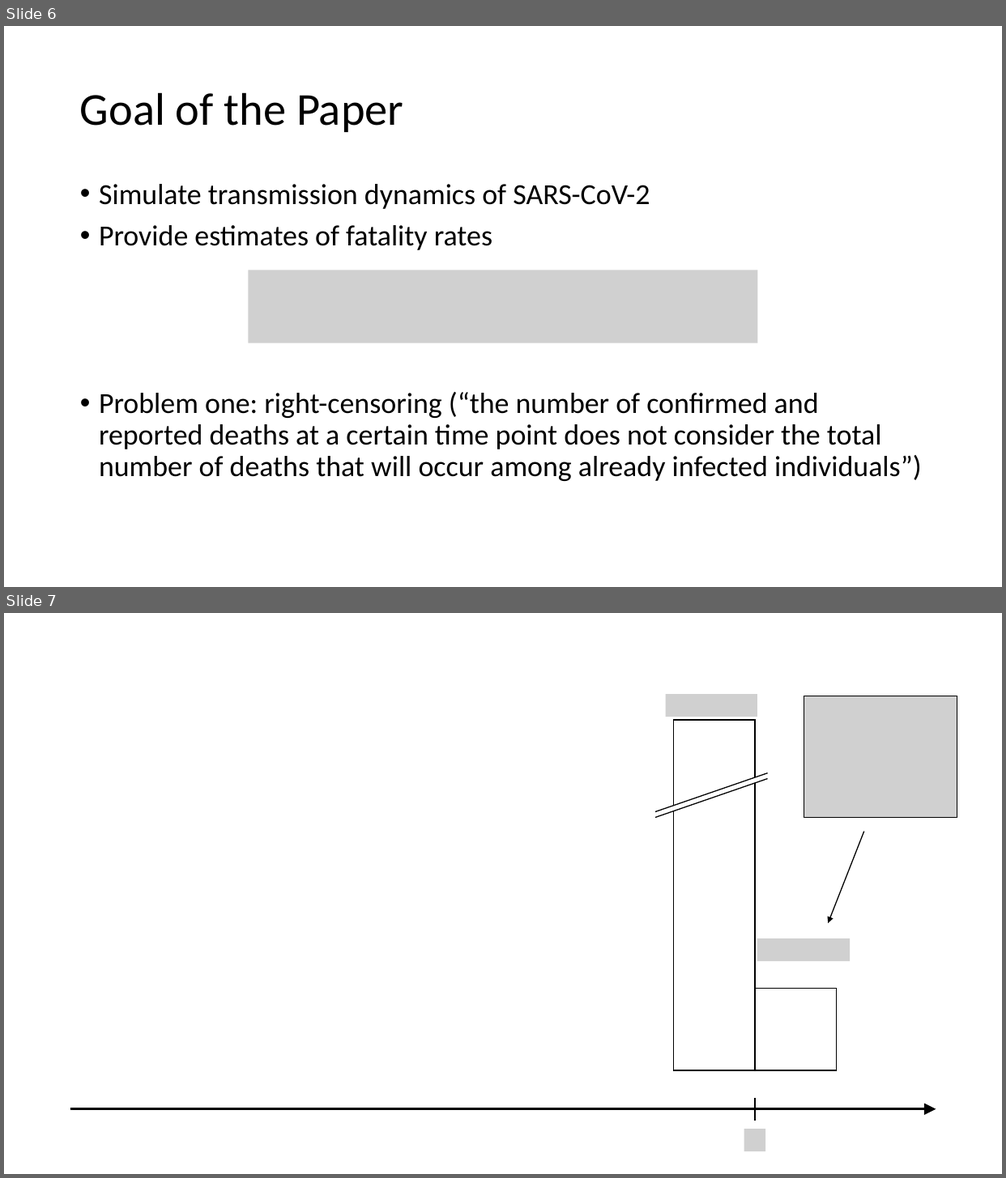
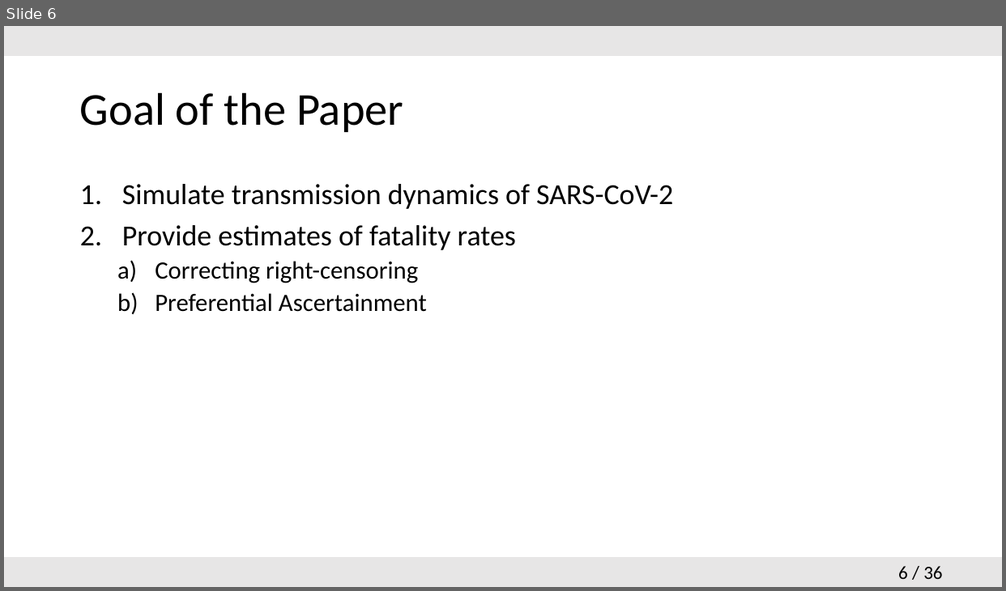
Before and after one commit to hsinyuku/Probablistic-modelling-, a slide deck: 2020-06-04_Presentation.pptx. Shown one above the other, each under a label of ours: slides 6 and 7 before the commit, slide 6 after it. The pictures are 1006x1178 and 1006x591 pixels, drawn with LibreOffice and Linux fonts; fonts in the diff are those of the drawing; grey boxes stand for pictures. Boxes give left, top, right and bottom in pixels: in the first picture for what was removed or moved away, otherwise in the second. Text is boxed around its words. In the diff, an @@ line names an element or a change of style, - is before the commit and + after.

Commit message:
uploading correct version of presentation

```diff
--- a/2020-06-04_Presentation.pptx
+++ b/2020-06-04_Presentation.pptx
@@ slide 7 removed at <box>4,613,1002,1174</box>, background #FFFFFF @@
@@ picture removed at <box>666,694,758,717</box> @@
@@ picture removed at <box>803,696,957,817</box> @@
@@ rectangle removed at <box>673,720,755,1071</box> @@
@@ line removed from (655, 815) to (768, 776) @@
@@ line removed from (655, 812) to (768, 773) @@
@@ line removed from (655, 817) to (768, 778) @@
@@ arrow removed from (864, 832) to (829, 924) @@
@@ picture removed at <box>758,939,850,961</box> @@
@@ rectangle removed at <box>755,989,837,1071</box> @@
@@ line removed from (755, 1098) to (755, 1121) @@
@@ arrow removed from (70, 1110) to (936, 1110) @@
@@ picture removed at <box>744,1130,766,1152</box> @@
@@ slide 6 changed as well @@
@@ rectangle added at <box>4,26,1002,56</box>, fill #E7E6E6 @@
@@ text at <box>122,184,673,250</box>: bullet • to 1. @@
@@ text at <box>155,261,427,312</box>: text changed; size 28 to 24 pt @@
-• Problem one: right-censoring (“the number of confirmed and reported deaths at a certain time point does not consider the total number of deaths that will occur among already infected individuals”)
+  a) Correcting right-censoring
+  b) Preferential Ascertainment
@@ picture removed at <box>248,270,758,344</box> @@
@@ rectangle added at <box>4,557,1002,587</box>, fill #E7E6E6 @@
@@ page number added at <box>898,566,942,579</box>, 18 pt, text #000000 @@
+6 / 36
```
Also in this commit, not shown: 4 other slides changed, 31 slides added, 3 other slides removed.
